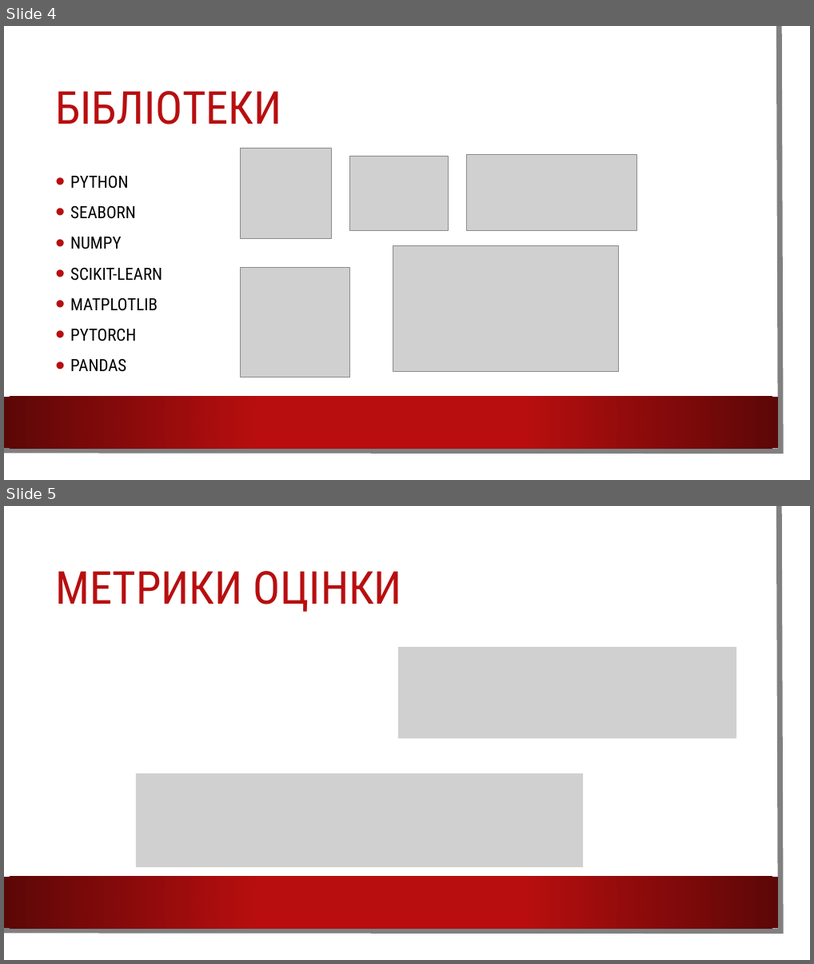
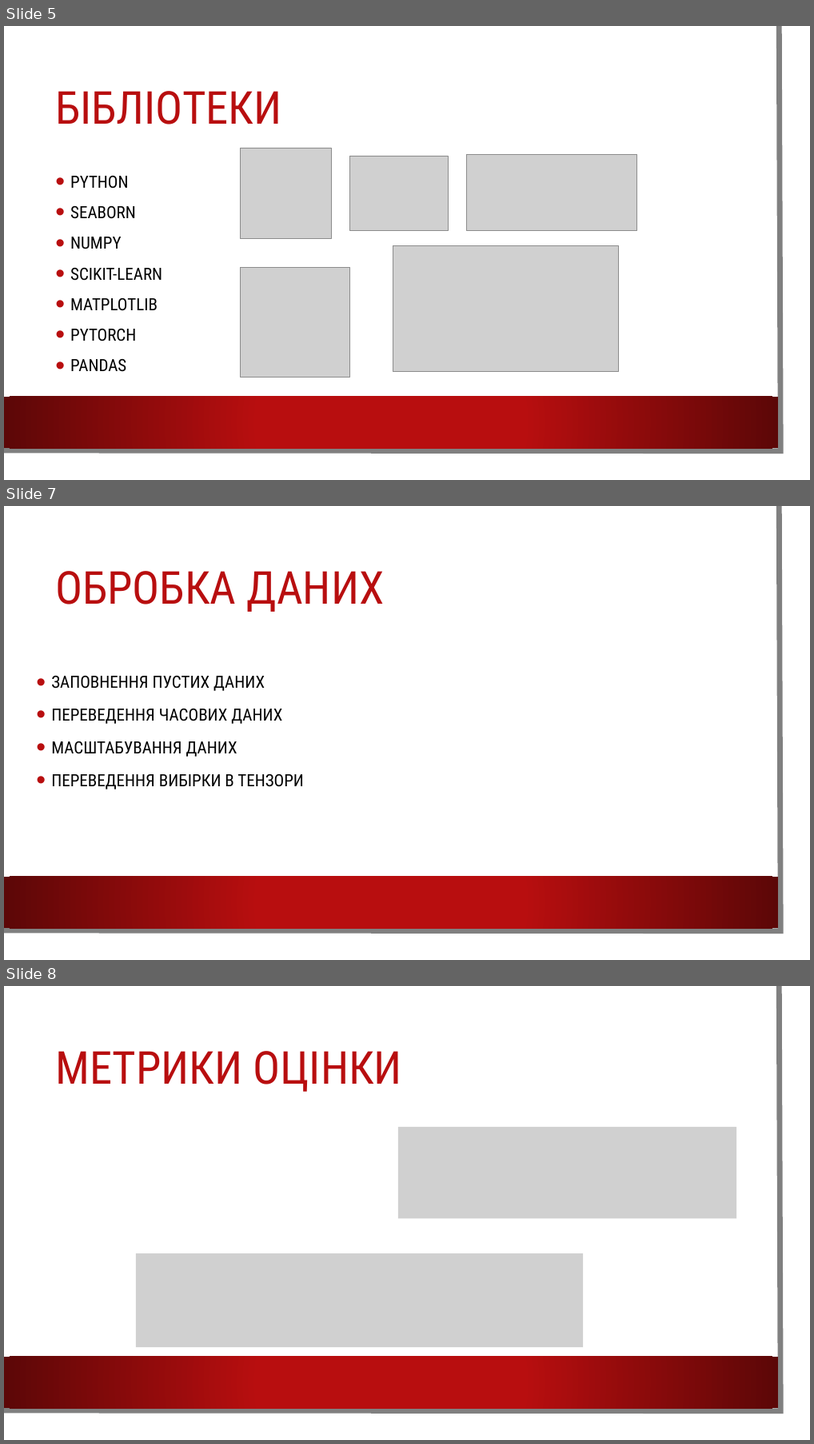
Before and after one commit to ParaskaBohdan/Diplom, a slide deck: Презентація.pptx. Shown one above the other, each under a label of ours: slides 4 and 5 before the commit, slides 5, 7 and 8 after it; the slides between them are not shown. The pictures are 814x964 and 814x1444 pixels, drawn with LibreOffice and Linux fonts; fonts in the diff are those of the drawing; grey boxes stand for pictures; background and template pictures are left out. Boxes give left, top, right and bottom in pixels: in the first picture for what was removed or moved away, otherwise in the second. Text is boxed around its words. In the diff, an @@ line names an element or a change of style, - is before the commit and + after.

```diff
--- a/Презентація.pptx
+++ b/Презентація.pptx
@@ slide 7 added at bbox=[4, 506, 810, 960], background picture (left out); not listed: 3 template elements that a slide beside it also shows @@
@@ title added at bbox=[55, 571, 384, 612], 54 pt, text #B80E0F @@
+ОБРОБКА ДАНИХ
@@ text added at bbox=[51, 676, 304, 789], 20 pt, text #000000 @@
+• ЗАПОВНЕННЯ ПУСТИХ ДАНИХ
+• ПЕРЕВЕДЕННЯ ЧАСОВИХ ДАНИХ
+• МАСШТАБУВАННЯ ДАНИХ
+• ПЕРЕВЕДЕННЯ ВИБІРКИ В ТЕНЗОРИ
@@ what was slide 4 is now slide 5 @@
@@ what was slide 5 is now slide 8 @@
```
Also in this commit, not shown: 3 slides changed, 3 other slides added, 1 slide removed, 13 other files.
